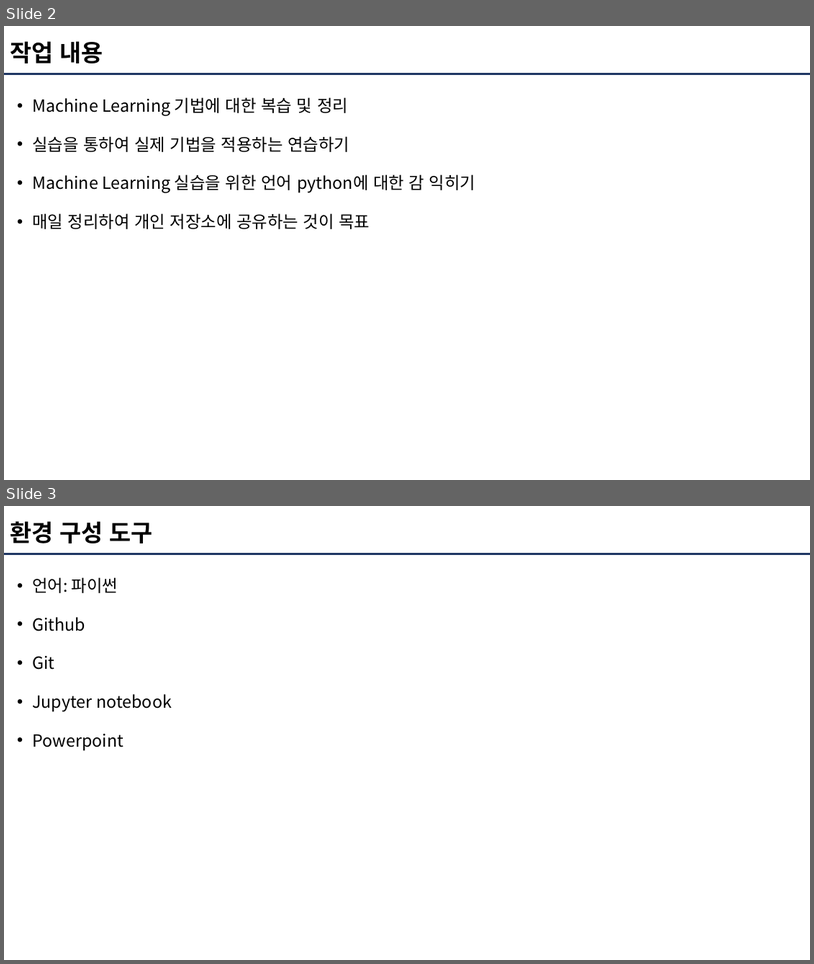
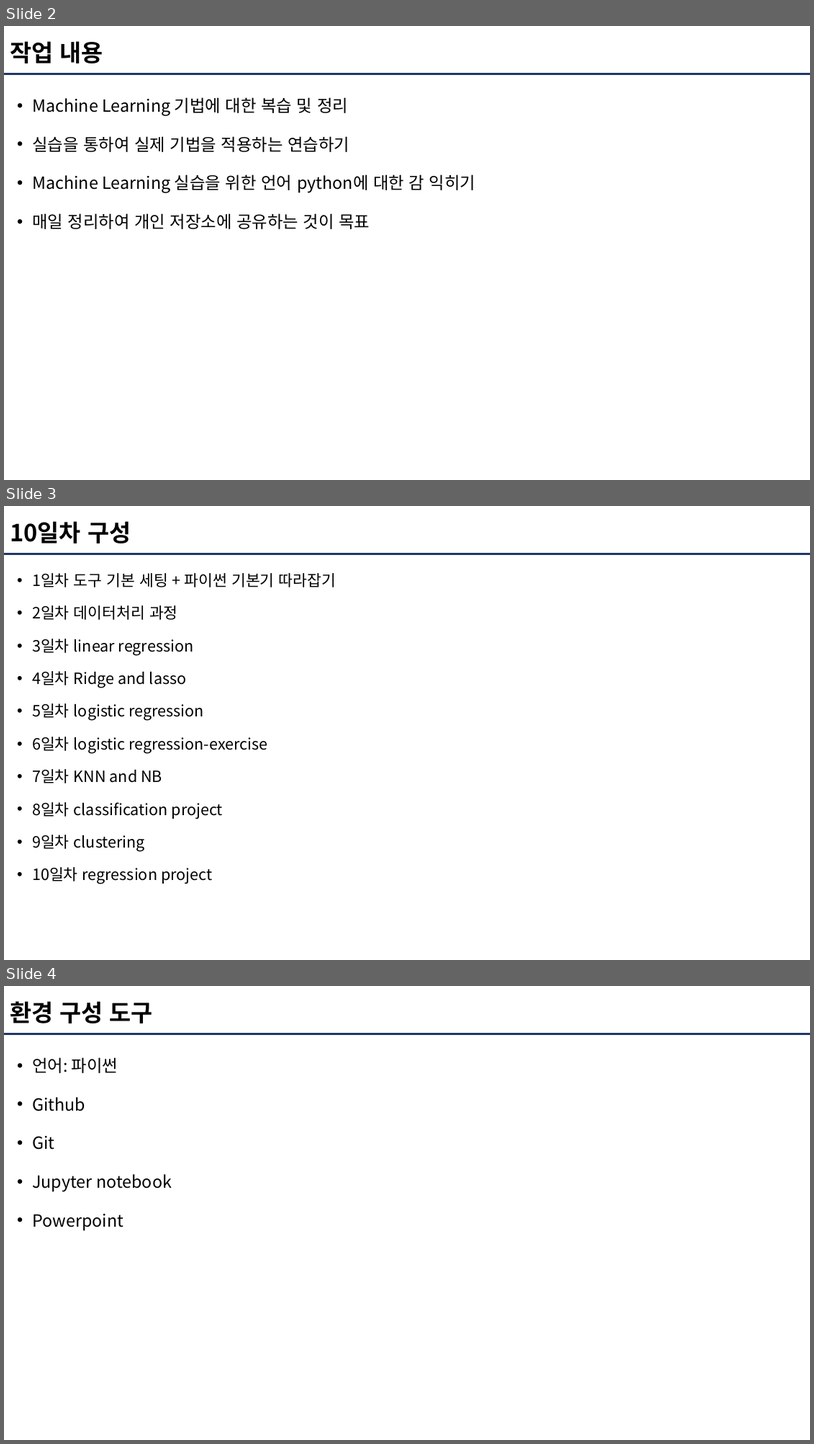
Before and after one commit to swon96/ML, a slide deck: 1 파이썬 기본기/01_작업 내용.pptx. Shown one above the other, each under a label of ours: slides 2 and 3 before the commit, slides 2, 3 and 4 after it. The pictures are 814x964 and 814x1444 pixels, drawn with LibreOffice and Linux fonts; fonts in the diff are those of the drawing. Boxes give left, top, right and bottom in pixels: in the first picture for what was removed or moved away, otherwise in the second. Text is boxed around its words. In the diff, an @@ line names an element or a change of style, - is before the commit and + after.

Commit message:
1일차_정리 자료 수정

```diff
--- a/1 파이썬 기본기/01_작업 내용.pptx
+++ b/1 파이썬 기본기/01_작업 내용.pptx
@@ slide 3 added at [4, 506, 810, 960], background #FFFFFF; not listed: 1 template element that a slide beside it also shows @@
@@ title added at [10, 521, 131, 543], 28 pt, text #000000, bold @@
+10일차 구성
@@ text added at [32, 573, 336, 884], 18.5 pt, text #000000 @@
+• 1일차 도구 기본 세팅 + 파이썬 기본기 따라잡기
+• 2일차 데이터처리 과정
+• 3일차 linear regression
+• 4일차 Ridge and lasso
+• 5일차 logistic regression
+• 6일차 logistic regression-exercise
+• 7일차 KNN and NB
+• 8일차 classification project
+• 9일차 clustering
+• 10일차 regression project
@@ what was slide 3 is now slide 4 @@
```
